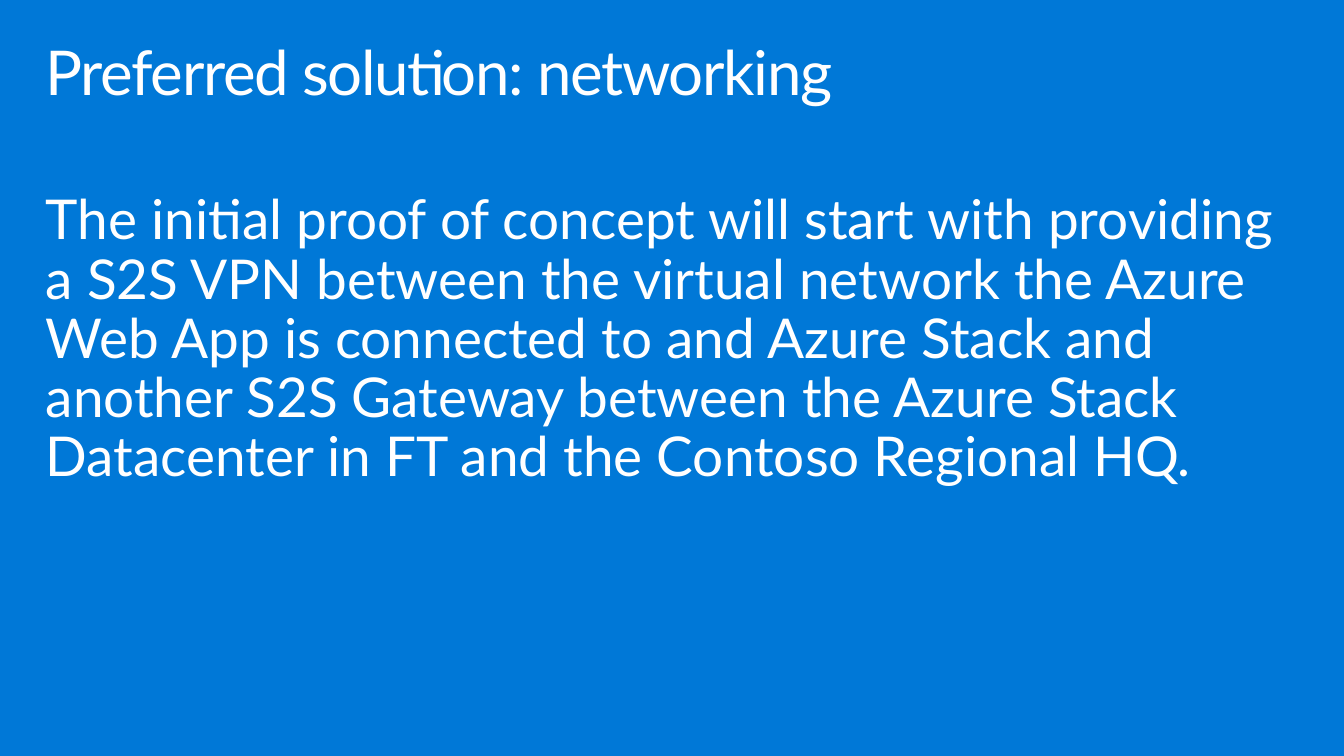
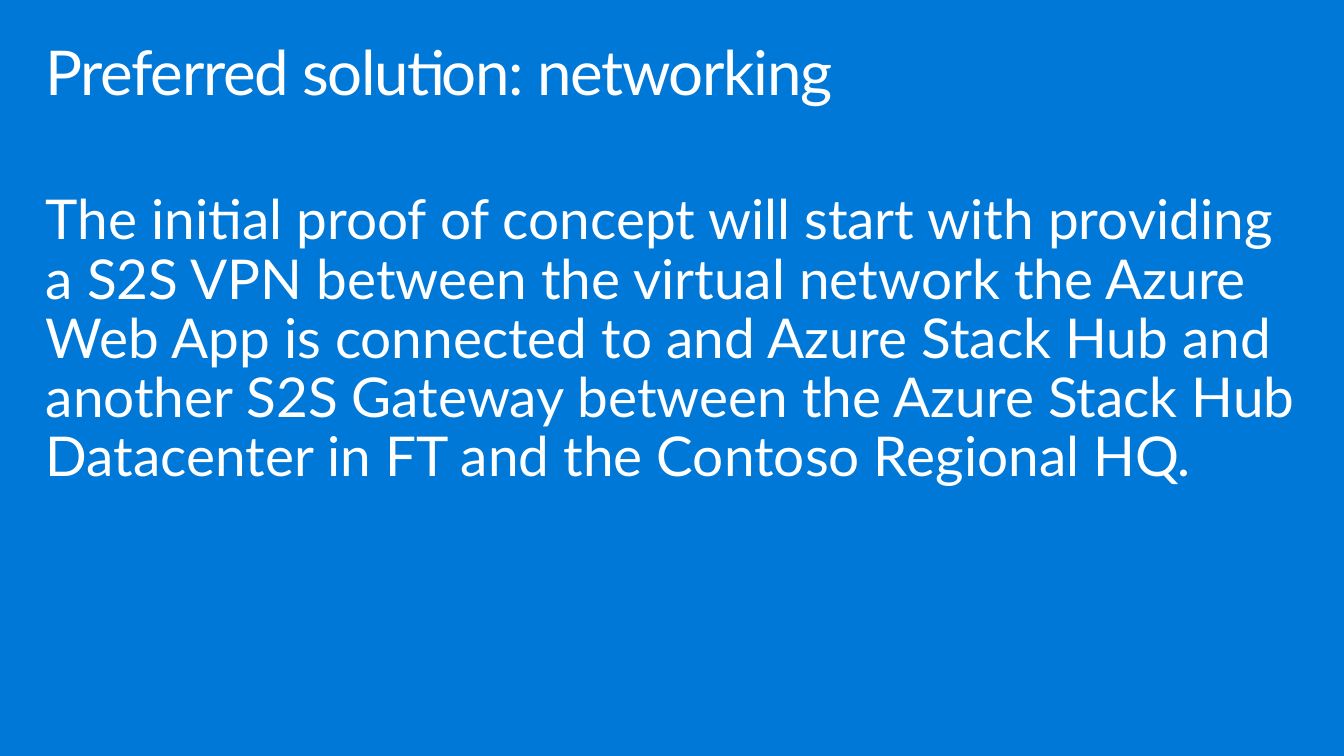
Before and after one commit to polichtm/MCW-Azure-Stack, a slide deck: slide 42 of Whiteboard design session/WDS trainer presentation - Azure Stack.pptx (slide 30 before the commit). Drawn at 1344x756 pixels with LibreOffice and Linux fonts; fonts in the diff are those of the drawing. Boxes give left, top, right and bottom in pixels: in the first picture for what was removed or moved away, otherwise in the second. Text is boxed around its words. In the diff, an @@ line names an element or a change of style, - is before the commit and + after.

```diff
--- a/Whiteboard design session/WDS trainer presentation - Azure Stack.pptx
+++ b/Whiteboard design session/WDS trainer presentation - Azure Stack.pptx
@@ text at <box>46,198,1295,486</box>: text changed @@
-The initial proof of concept will start with providing a S2S VPN between the virtual network the Azure Web App is connected to and Azure Stack and another S2S Gateway between the Azure Stack Datacenter in FT and the Contoso Regional HQ.
+The initial proof of concept will start with providing a S2S VPN between the virtual network the Azure Web App is connected to and Azure Stack Hub and another S2S Gateway between the Azure Stack Hub Datacenter in FT and the Contoso Regional HQ.
```
Also in this commit, not shown: 24 other slides changed, 15 slides added, 1 slide removed, 2 other files.
